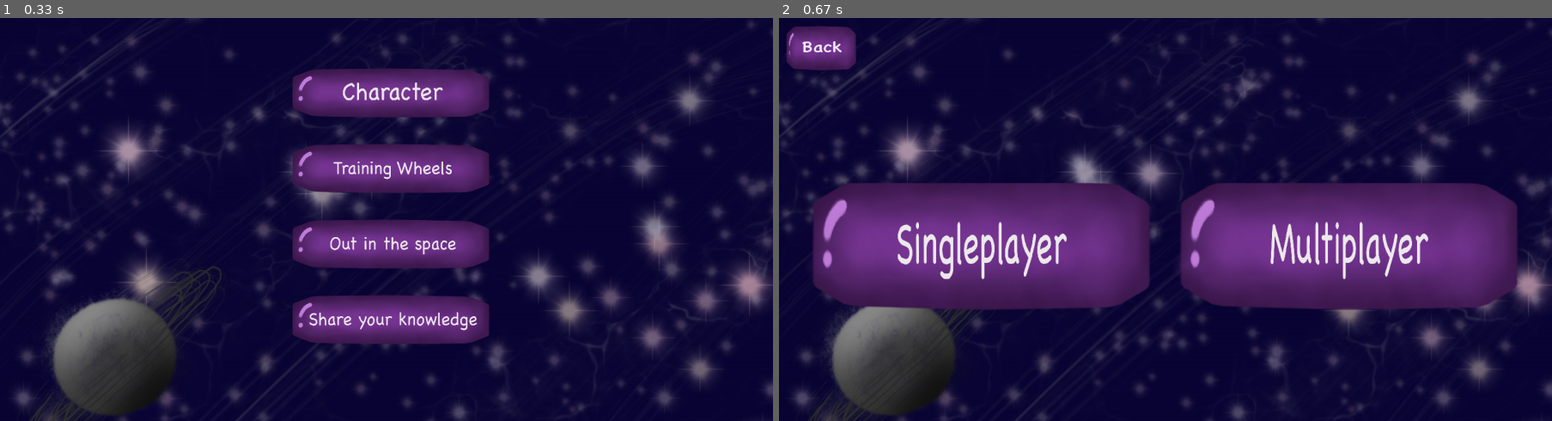
Above: before the commit, frames 1-2 (left to right).
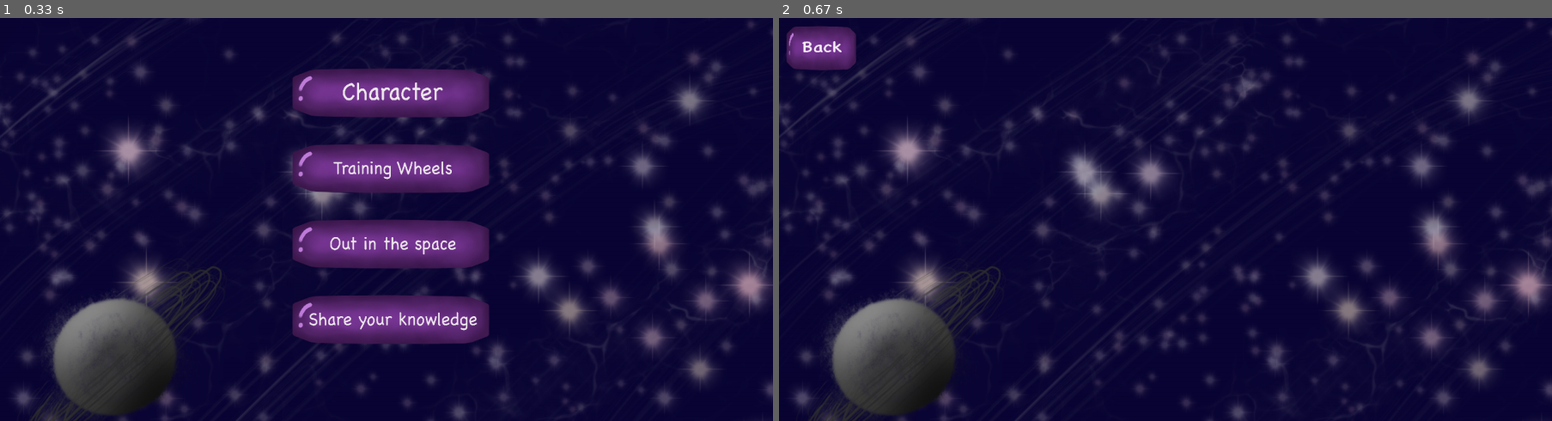
Above: after the commit, the same moments.

Repository: xcWhy/HackTues8___PlatypusESM
Game: pygame game, started from main.py
Same seed, same stepped clock (60 frames per second), same inputs: the game is played once before the commit and once after it.
Inputs (mouse positions are in pixels of both pictures, inside the frame that each line leads up to):
- Up to frame 1 (0.33 s): no input
- Up to frame 2 (0.67 s): click (1134, 235) at 0.38 s

Frame 1 is identical in both runs. In frame 2, 25% of the frame differs, in the area x 4-96%, y 40-73%.

Commit message:
[UPDATE]File connections

Diff:
--- a/multi_player.py
+++ b/multi_player.py
@@ -2,6 +2,34 @@
 import static
 import button
 
+SCREEN_HEIGHT = 800
+SCREEN_WIDTH = 1535
+
+screen = pygame.display.set_mode((SCREEN_WIDTH, SCREEN_HEIGHT))
+background = pygame.image.load("imgs/background.png")
+
 back_bttn = pygame.image.load('imgs_updated/Back.png').convert_alpha()
 
-back_button = button.Button(10, 10, back_bttn, 150, 100)
+back = button.Button(10, 10, back_bttn, 150, 100)
+
+run = True
+while run:
+	screen.blit(background, (0, 0))
+
+	switch_file = 0
+
+	if back.draw(screen):
+		switch_file = 1
+		break
+
+	for event in pygame.event.get():
+
+		if event.type == pygame.QUIT:
+			run = False
+
+	pygame.display.update()
+
+if switch_file == 1:
+	import quiz
+
+pygame.quit()
--- a/quiz.py
+++ b/quiz.py
@@ -22,9 +22,11 @@
 	switch_file = 0
 
 	if single.draw(screen):
-		print("drun")
+		switch_file = 2
+		break
 	if multi.draw(screen):
-		print("drun drun")
+		switch_file = 3
+		break
 
 	if back.draw(screen):
 		switch_file = 1
@@ -39,5 +41,9 @@
 
 if switch_file == 1:
 	import main
+if switch_file == 2:
+	import single_player
+if switch_file == 3:
+	import multi_player
 
 pygame.quit()
--- a/single_player.py
+++ b/single_player.py
@@ -2,6 +2,34 @@
 import static
 import button
 
+SCREEN_HEIGHT = 800
+SCREEN_WIDTH = 1535
+
+screen = pygame.display.set_mode((SCREEN_WIDTH, SCREEN_HEIGHT))
+background = pygame.image.load("imgs/background.png")
+
 back_bttn = pygame.image.load('imgs_updated/Back.png').convert_alpha()
 
-back_button = button.Button(10, 10, back_bttn, 150, 100)
+back = button.Button(10, 10, back_bttn, 150, 100)
+
+run = True
+while run:
+	screen.blit(background, (0, 0))
+
+	switch_file = 0
+
+	if back.draw(screen):
+		switch_file = 1
+		break
+
+	for event in pygame.event.get():
+
+		if event.type == pygame.QUIT:
+			run = False
+
+	pygame.display.update()
+
+if switch_file == 1:
+	import quiz
+
+pygame.quit()
